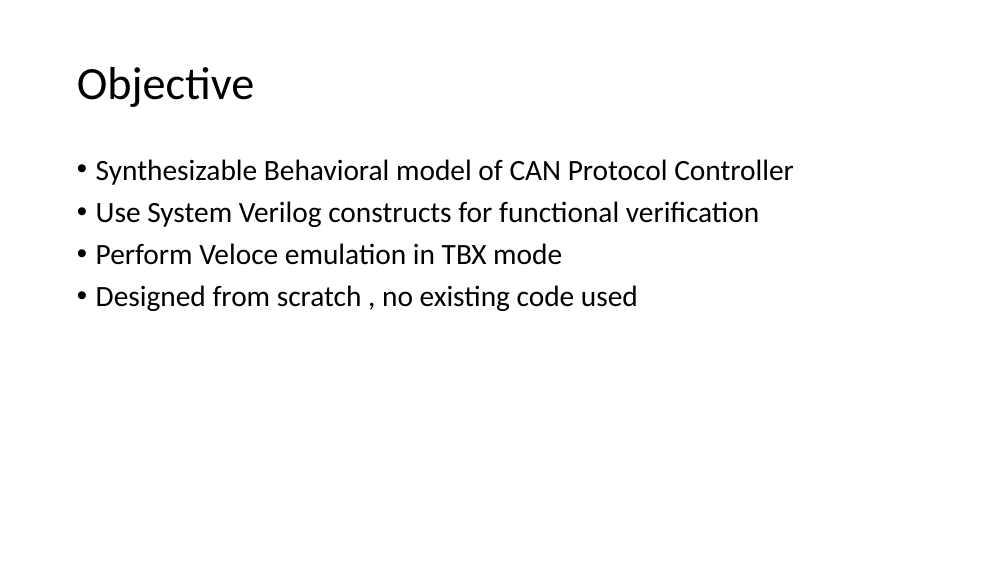
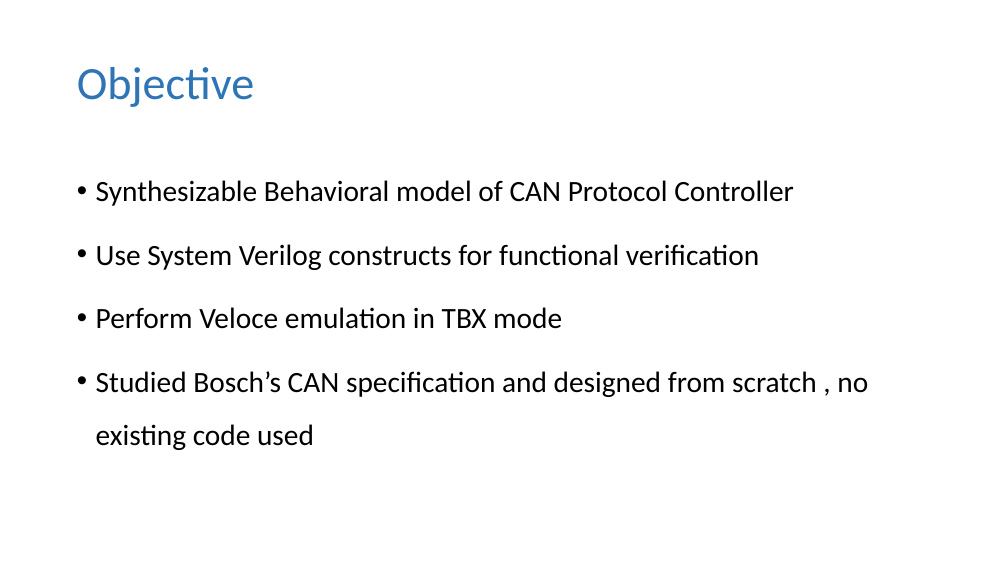
Before and after one commit to mafzzz/can-controller, a slide deck: slide 17 of Docs/Final Project Presenatation.pptx (slide 16 before the commit). Drawn at 1008x567 pixels with LibreOffice and Linux fonts; fonts in the diff are those of the drawing. Boxes give left, top, right and bottom in pixels: in the first picture for what was removed or moved away, otherwise in the second. Text is boxed around its words. In the diff, an @@ line names an element or a change of style, - is before the commit and + after.

```diff
--- a/Docs/Final Project Presenatation.pptx
+++ b/Docs/Final Project Presenatation.pptx
@@ title "Objective" at (x1=77, y1=67, x2=254, y2=107): text colour #000000 to #2E75B6 @@
@@ text at (x1=96, y1=180, x2=794, y2=329): line spacing 0.9 to 1.5 @@
@@ text at (x1=96, y1=371, x2=868, y2=450): text changed @@
-• Designed from scratch , no existing code used
+• Studied Bosch’s CAN specification and designed from scratch , no existing code used
```
Also in this commit, not shown: 11 other slides changed, 24 slides added, 1 slide removed.
